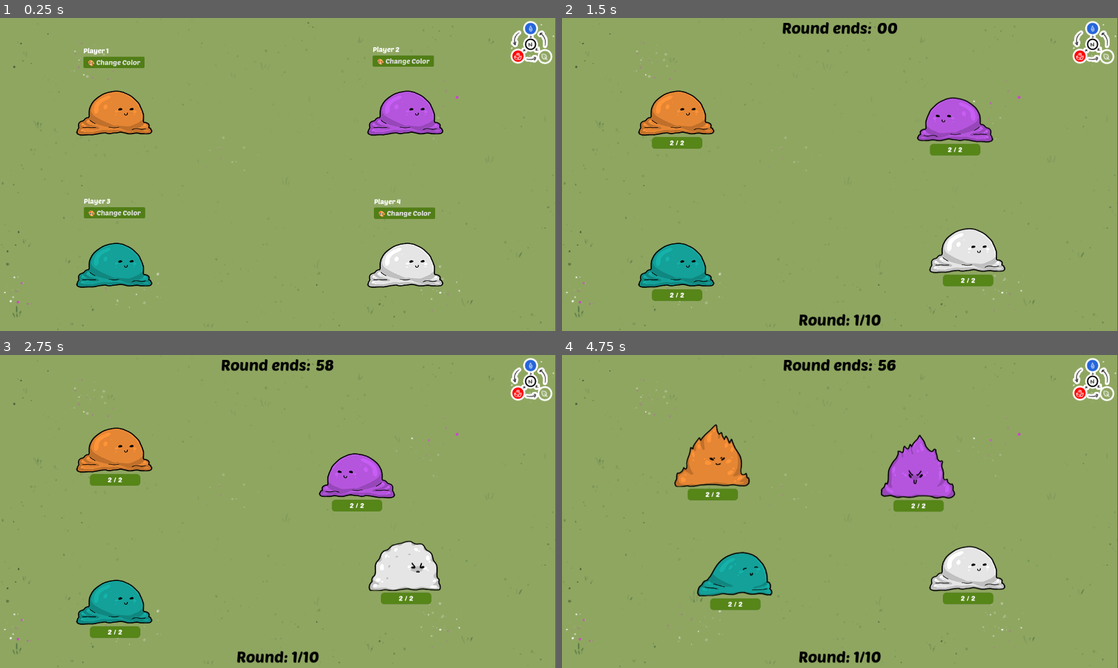
Above: before the commit, frames 1-4 (two rows, left to right).
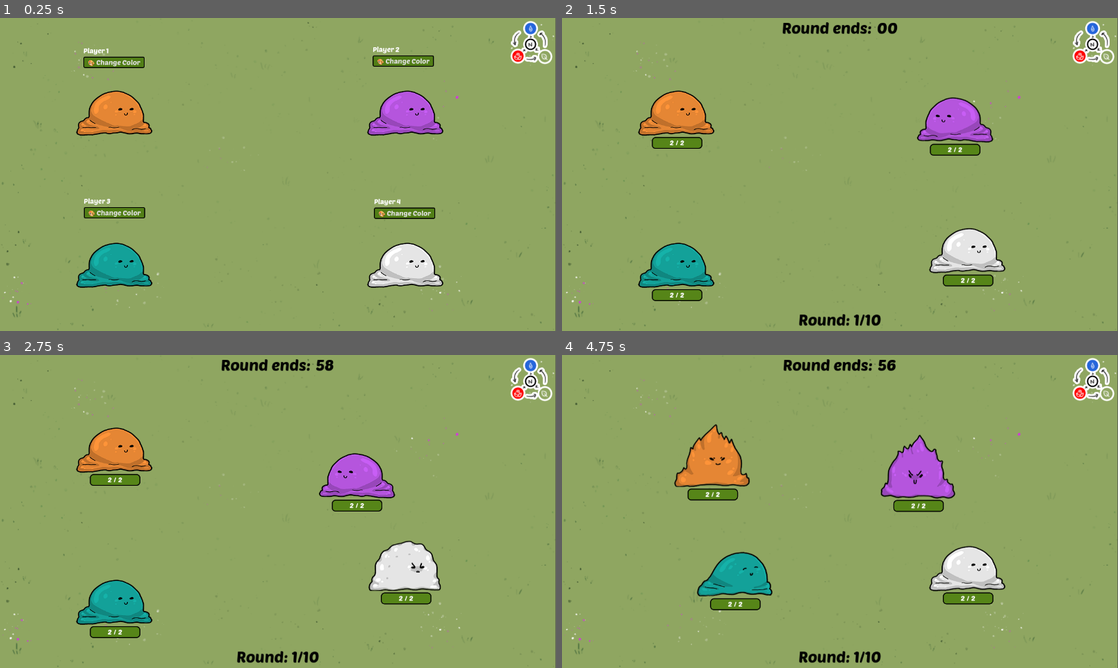
Above: after the commit, the same moments.

Repository: Galitie/mini-tyler-games
Game: Godot game, scene res://tylermon/tylermon.tscn
Two runs of this game, one before a commit and one after it. Both use one fixed random seed, a clock stepped at 60 frames per second and the inputs below. This scene is started directly instead of the project's main scene. Sound files missing from this copy of the repository are replaced by a short silence.
Inputs (mouse positions are in pixels of both pictures, inside the frame that each line leads up to):
- Up to frame 1 (0.25 s): no input
- Up to frame 2 (1.5 s): tap Enter (start) at 0.5, 1.35 s; move the mouse to (962, 158) at 0.52 s; hold Enter (start) 0.53-1.28 s; hold Right (move_piece_right) from 0.53 s (still down); tap Space (jump) at 0.77 s; move the mouse to (728, 190) at 1.27 s
- Up to frame 3 (2.75 s): tap Space (jump) at 1.52 s; move the mouse to (333, 442) at 2.02 s; release Right (move_piece_right) at 2.03 s; hold A (move_left) from 2.03 s (still down); hold Enter (start) from 2.03 s (still down)
- Up to frame 4 (4.75 s): move the mouse to (812, 574) at 2.77 s; release A (move_left) at 2.78 s; release Enter (start) at 2.78 s; hold Right (move_piece_right) 2.78-4.28 s; tap Enter (start) at 2.85, 4.35 s; tap Space (jump) at 3.02, 3.77, 4.52 s; move the mouse to (1006, 558) at 3.52 s; hold Enter (start) 3.53-4.28 s; move the mouse to (673, 464) at 4.27 s; hold A (move_left) from 4.28 s (still down)

The runs differ from the first frame. In frame 1, 0.3% of the frame differs, in the area x 15-79%, y 12-65%; in frame 2, 0.3%; in frame 3, 0.3%; in frame 4, 0.4%, in the area x 22-78%, y 42-82%.
Error before the commit: Cannot call method 'get_node' on a null value. (res://tylermon/tylermon.gd:39)
Error after the commit: Cannot call method 'get_node' on a null value. (res://tylermon/tylermon.gd:41)

Commit message:
Updated theme and added victory sound

Diff:
--- a/tylermon/mon.tscn
+++ b/tylermon/mon.tscn
@@ -400,61 +400,6 @@
 "speed": 5.0
 }]
 
-[sub_resource type="StyleBoxFlat" id="StyleBoxFlat_sbm80"]
-content_margin_left = 10.0
-content_margin_top = 3.0
-content_margin_right = 10.0
-content_margin_bottom = 3.0
-bg_color = Color(0.784314, 0.541176, 0.301961, 1)
-corner_radius_top_left = 3
-corner_radius_top_right = 3
-corner_radius_bottom_right = 3
-corner_radius_bottom_left = 3
-
-[sub_resource type="StyleBoxFlat" id="StyleBoxFlat_sbync"]
-content_margin_left = 10.0
-content_margin_top = 3.0
-content_margin_right = 10.0
-content_margin_bottom = 3.0
-bg_color = Color(0.321569, 0.498039, 0.0901961, 1)
-corner_radius_top_left = 3
-corner_radius_top_right = 3
-corner_radius_bottom_right = 3
-corner_radius_bottom_left = 3
-
-[sub_resource type="StyleBoxFlat" id="StyleBoxFlat_qbxsx"]
-content_margin_left = 10.0
-content_margin_top = 3.0
-content_margin_right = 10.0
-content_margin_bottom = 3.0
-bg_color = Color(0.188235, 0.301961, 0.0431373, 1)
-corner_radius_top_left = 3
-corner_radius_top_right = 3
-corner_radius_bottom_right = 3
-corner_radius_bottom_left = 3
-
-[sub_resource type="StyleBoxFlat" id="StyleBoxFlat_nu2nj"]
-corner_radius_top_left = 8
-corner_radius_top_right = 8
-corner_radius_bottom_right = 8
-corner_radius_bottom_left = 8
-
-[sub_resource type="StyleBoxFlat" id="StyleBoxFlat_p62ak"]
-resource_local_to_scene = true
-bg_color = Color(0.341176, 0.52549, 0.0980392, 1)
-corner_radius_top_left = 8
-corner_radius_top_right = 8
-corner_radius_bottom_right = 8
-corner_radius_bottom_left = 7
-
-[sub_resource type="Theme" id="Theme_sjqgo"]
-resource_local_to_scene = true
-Button/styles/hover = SubResource("StyleBoxFlat_sbm80")
-Button/styles/normal = SubResource("StyleBoxFlat_sbync")
-Button/styles/pressed = SubResource("StyleBoxFlat_qbxsx")
-ProgressBar/styles/background = SubResource("StyleBoxFlat_nu2nj")
-ProgressBar/styles/fill = SubResource("StyleBoxFlat_p62ak")
-
 [sub_resource type="Animation" id="Animation_lk8iw"]
 resource_name = "damage_amount"
 tracks/0/type = "value"
@@ -648,7 +593,7 @@
 grow_vertical = 2
 scale = Vector2(1, 0.994895)
 size_flags_horizontal = 4
-theme = SubResource("Theme_sjqgo")
+theme = ExtResource("38_5lyhm")
 step = 1.0
 value = 2.0
 show_percentage = false
--- a/tylermon/tylermon.gd
+++ b/tylermon/tylermon.gd
@@ -5,11 +5,13 @@
 var knocked_out_mons: int = 0
 var upgrades_counter: int = 0
 var start_menu_time = true
+var victory = load("res://tylermon/sfx/victory.mp3")
 
 @export var fight_length: int
 @export var upgrade_length: int
 @export var max_rounds: int
 
+@onready var audio_player = $audio
 @onready var upgrade_menu = $upgrade_ui
 @onready var countdown_label = $countdown_ui/margin/seperator/label
 @onready var countdown_nums = $countdown_ui/margin/seperator/countdown
@@ -78,7 +80,7 @@
 		var winners = get_end_of_round_winner()
 		await check_for_game_end()
 		call_and_pause()
-		await show_transition("round_winners", winners, 7)
+		await show_transition("round_winners", winners, 5)
 		call_and_switch_modes()
 		upgrade_menu.visible = true
 		#command_ui.visible = false
@@ -102,6 +104,8 @@
 	if knocked_out_mons == 3:
 		round_timer.stop()
 		_on_round_timer_timeout()
+		audio_player.stream = victory
+		audio_player.play()
 
 
 func get_end_of_round_winner():
--- a/tylermon/tylermon.tscn
+++ b/tylermon/tylermon.tscn
@@ -258,4 +258,6 @@
 position = Vector2(1223.35, 56.5487)
 texture = ExtResource("6_urw4u")
 
+[node name="audio" type="AudioStreamPlayer2D" parent="."]
+
 [connection signal="timeout" from="round_timer" to="." method="_on_round_timer_timeout"]
--- a/tylermon/tylermon_theme.tres
+++ b/tylermon/tylermon_theme.tres
@@ -8,6 +8,11 @@
 content_margin_right = 10.0
 content_margin_bottom = 3.0
 bg_color = Color(0.180392, 0.294118, 0.0392157, 1)
+border_width_left = 2
+border_width_top = 2
+border_width_right = 2
+border_width_bottom = 2
+border_color = Color(0, 0, 0, 1)
 corner_radius_top_left = 3
 corner_radius_top_right = 3
 corner_radius_bottom_right = 3
@@ -19,6 +24,11 @@
 content_margin_right = 10.0
 content_margin_bottom = 3.0
 bg_color = Color(0.321569, 0.498039, 0.0901961, 1)
+border_width_left = 2
+border_width_top = 2
+border_width_right = 2
+border_width_bottom = 2
+border_color = Color(0, 0, 0, 1)
 corner_radius_top_left = 3
 corner_radius_top_right = 3
 corner_radius_bottom_right = 3
@@ -30,19 +40,36 @@
 content_margin_right = 10.0
 content_margin_bottom = 3.0
 bg_color = Color(0.117647, 0.2, 0.0196078, 1)
+border_width_left = 2
+border_width_top = 2
+border_width_right = 2
+border_width_bottom = 2
+border_color = Color(0, 0, 0, 1)
 corner_radius_top_left = 3
 corner_radius_top_right = 3
 corner_radius_bottom_right = 3
 corner_radius_bottom_left = 3
 
 [sub_resource type="StyleBoxFlat" id="StyleBoxFlat_nu2nj"]
+resource_local_to_scene = true
+border_width_left = 2
+border_width_top = 2
+border_width_right = 2
+border_width_bottom = 2
+border_color = Color(0, 0, 0, 1)
 corner_radius_top_left = 8
 corner_radius_top_right = 8
 corner_radius_bottom_right = 8
 corner_radius_bottom_left = 8
 
 [sub_resource type="StyleBoxFlat" id="StyleBoxFlat_m6qke"]
+resource_local_to_scene = true
 bg_color = Color(0.341176, 0.52549, 0.0980392, 1)
+border_width_left = 2
+border_width_top = 2
+border_width_right = 2
+border_width_bottom = 2
+border_color = Color(0, 0, 0, 1)
 corner_radius_top_left = 8
 corner_radius_top_right = 8
 corner_radius_bottom_right = 8
--- a/tylermon/upgrade_menu.tscn
+++ b/tylermon/upgrade_menu.tscn
@@ -1,40 +1,7 @@
-[gd_scene load_steps=6 format=3 uid="uid://cyyxc3uqqve2m"]
+[gd_scene load_steps=3 format=3 uid="uid://cyyxc3uqqve2m"]
 
 [ext_resource type="Script" path="res://tylermon/upgrade_menu.gd" id="1_57m5t"]
 [ext_resource type="Theme" uid="uid://mej1pqgdqmna" path="res://tylermon/tylermon_theme.tres" id="2_obobf"]
-
-[sub_resource type="StyleBoxFlat" id="StyleBoxFlat_dtmia"]
-content_margin_left = 10.0
-content_margin_top = 3.0
-content_margin_right = 10.0
-content_margin_bottom = 3.0
-bg_color = Color(0.552941, 0.407843, 0.847059, 1)
-corner_radius_top_left = 3
-corner_radius_top_right = 3
-corner_radius_bottom_right = 3
-corner_radius_bottom_left = 3
-
-[sub_resource type="StyleBoxFlat" id="StyleBoxFlat_3dj2a"]
-content_margin_left = 5.0
-content_margin_top = 3.0
-content_margin_right = 5.0
-content_margin_bottom = 3.0
-bg_color = Color(0.427451, 0.27451, 0.698039, 1)
-corner_radius_top_left = 3
-corner_radius_top_right = 3
-corner_radius_bottom_right = 3
-corner_radius_bottom_left = 3
-
-[sub_resource type="StyleBoxFlat" id="StyleBoxFlat_03iys"]
-content_margin_left = 5.0
-content_margin_top = 3.0
-content_margin_right = 5.0
-content_margin_bottom = 3.0
-bg_color = Color(0.235294, 0.203922, 0.254902, 1)
-corner_radius_top_left = 3
-corner_radius_top_right = 3
-corner_radius_bottom_right = 3
-corner_radius_bottom_left = 3
 
 [node name="upgrade_menu" type="Control" groups=["upgrade_menus"]]
 layout_mode = 3
@@ -144,9 +111,6 @@
 focus_neighbor_top = NodePath("../../hbox5/type")
 focus_neighbor_bottom = NodePath("../../hbox/hp")
 theme = ExtResource("2_obobf")
-theme_override_styles/normal = SubResource("StyleBoxFlat_dtmia")
-theme_override_styles/hover = SubResource("StyleBoxFlat_3dj2a")
-theme_override_styles/pressed = SubResource("StyleBoxFlat_03iys")
 text = "🎲 GAMBLE "
 alignment = 0
 
Binary file removed: tylermon/font.ttf
Not shown, removed: tylermon/font.ttf.import
Not shown: 1 places in tylermon/mon.tscn that only renumber resources
Not shown, added: tylermon/sfx/victory.mp3.import
Not shown, added: tylermon/sfx/victory.mp3
